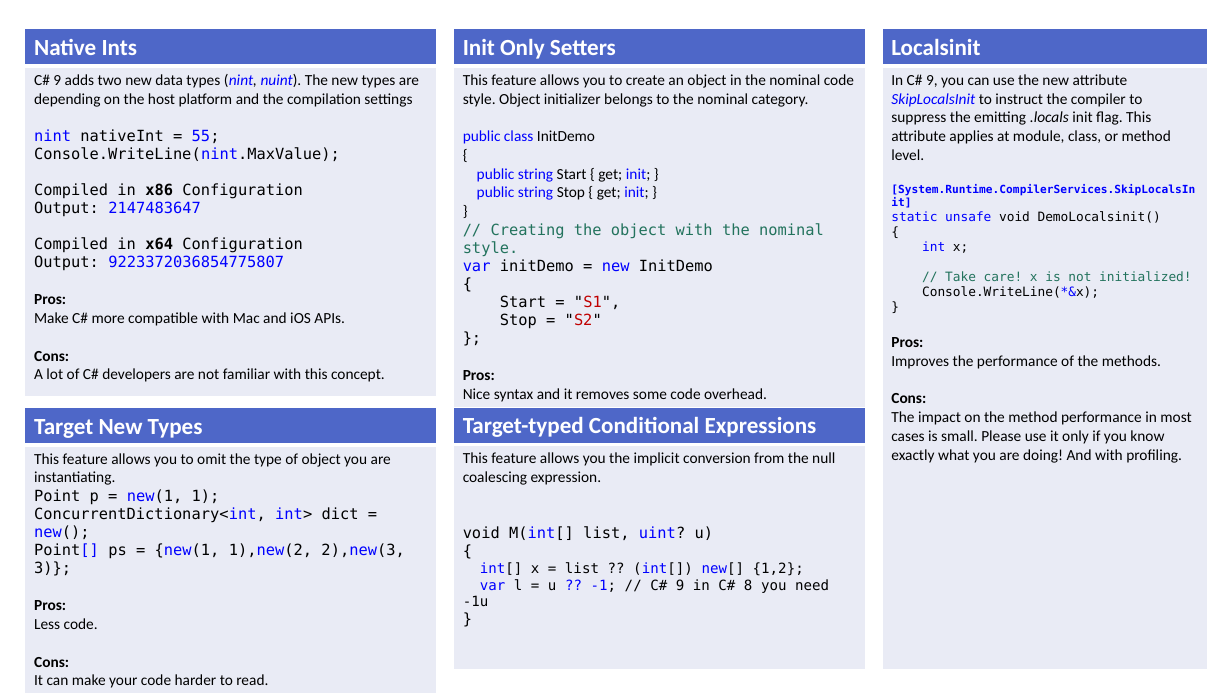
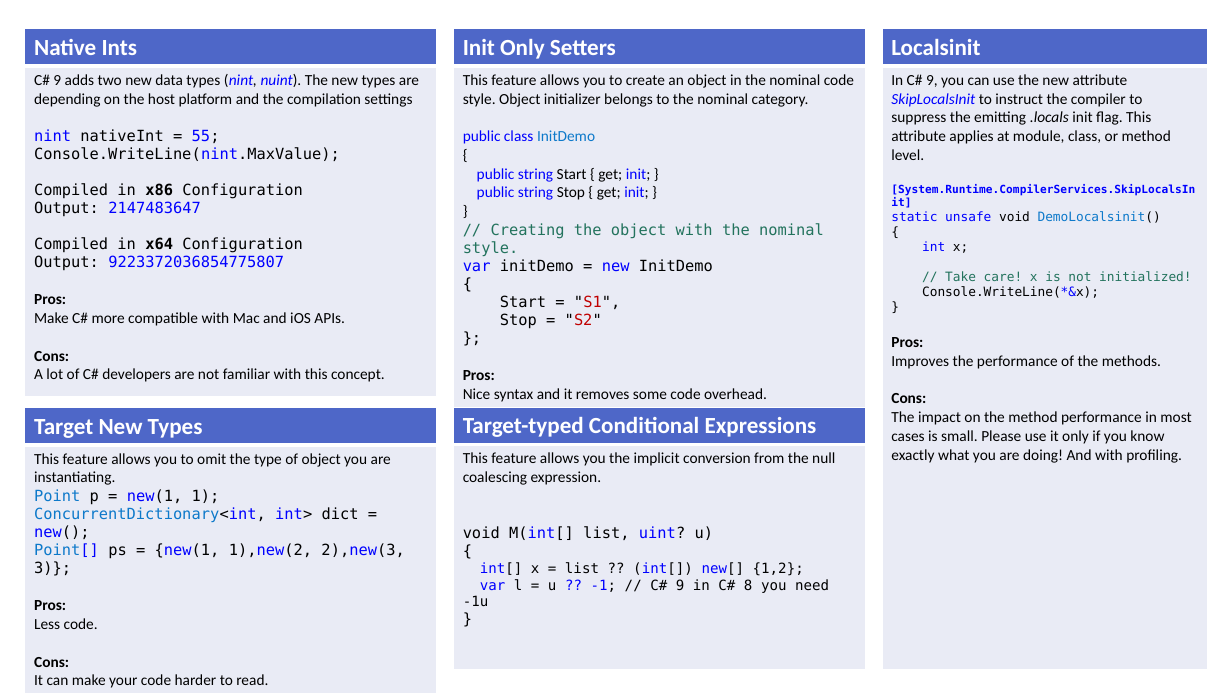
Before and after one commit to alugili/CSharp-9-CheatSheet, a slide deck: slide 3 of CSharp_9_CheatSheet.pptx. Drawn at 1232x693 pixels with LibreOffice and Linux fonts; fonts in the diff are those of the drawing. Boxes give left, top, right and bottom in pixels: in the first picture for what was removed or moved away, otherwise in the second. Text is boxed around its words. In the diff, an @@ line names an element or a change of style, - is before the commit and + after.

```diff
--- a/CSharp_9_CheatSheet.pptx
+++ b/CSharp_9_CheatSheet.pptx
@@ table at [454,29,866,406] @@
@@ text colour #000000 to #0D79CA in "InitDemo" @@
@@ table at [883,29,1208,669] @@
@@ text colour #000000 to #0D79CA in "DemoLocalsinit()" @@
@@ table at [25,408,437,692] @@
@@ text colour #000000 to #0D79CA in "Point", "ConcurrentDictionary<int,", "Point[]" @@
```
Also in this commit, not shown: 4 other slides changed, 1 other file.
